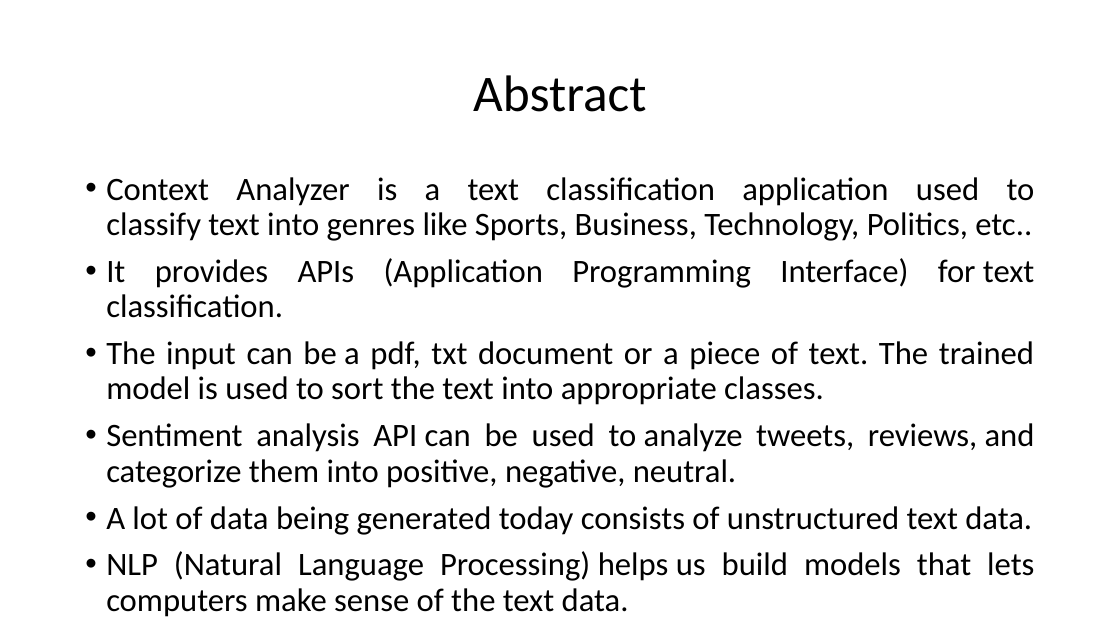
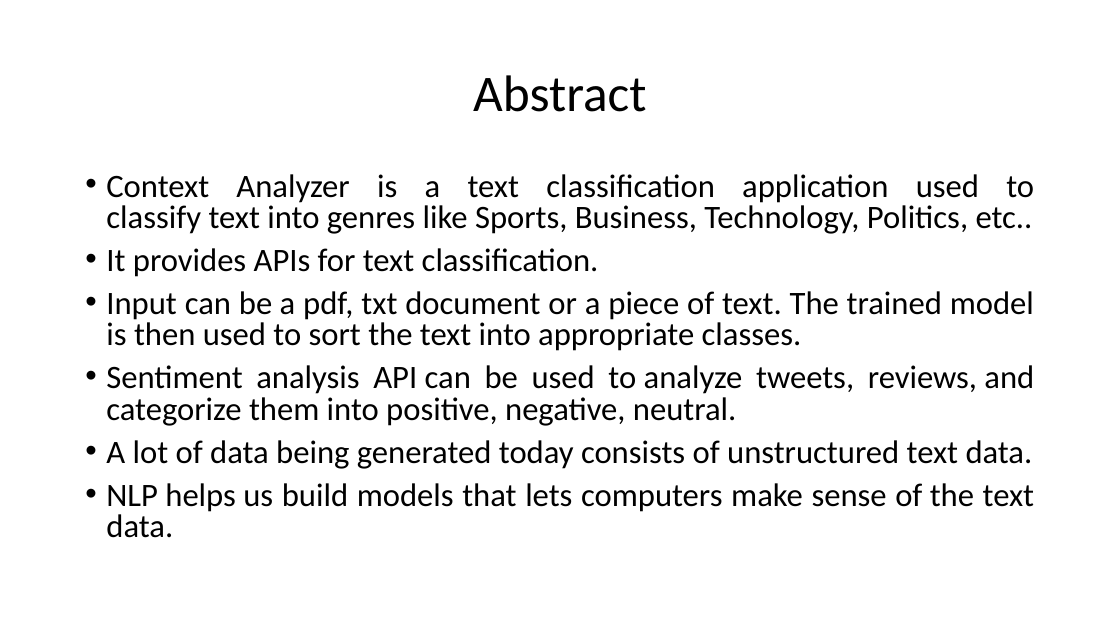
Before and after one commit to HarshaKy/text-classifier, a slide deck: slide 2 of docs/Presentation.pptx. Drawn at 1120x630 pixels with LibreOffice and Linux fonts; fonts in the diff are those of the drawing. Boxes give left, top, right and bottom in pixels: in the first picture for what was removed or moved away, otherwise in the second. Text is boxed around its words. In the diff, an @@ line names an element or a change of style, - is before the commit and + after.

Commit message:
updated ppt again

```diff
--- a/docs/Presentation.pptx
+++ b/docs/Presentation.pptx
@@ text at box(106, 174, 1034, 469): line spacing 0.9 to 0.8 @@
@@ text at box(106, 248, 1034, 351): text changed @@
-• It provides APIs (Application Programming Interface) for text classification.
-• The input can be a pdf, txt document or a piece of text. The trained model is used to sort the text into appropriate classes.
+• It provides APIs for text classification.
+• Input can be a pdf, txt document or a piece of text. The trained model is then used to sort the text into appropriate classes.
@@ text at box(106, 483, 1034, 538): text changed @@
-• NLP (Natural Language Processing) helps us build models that lets computers make sense of the text data.
+• NLP helps us build models that lets computers make sense of the text data.
```
Also in this commit, not shown: 6 other slides changed.
